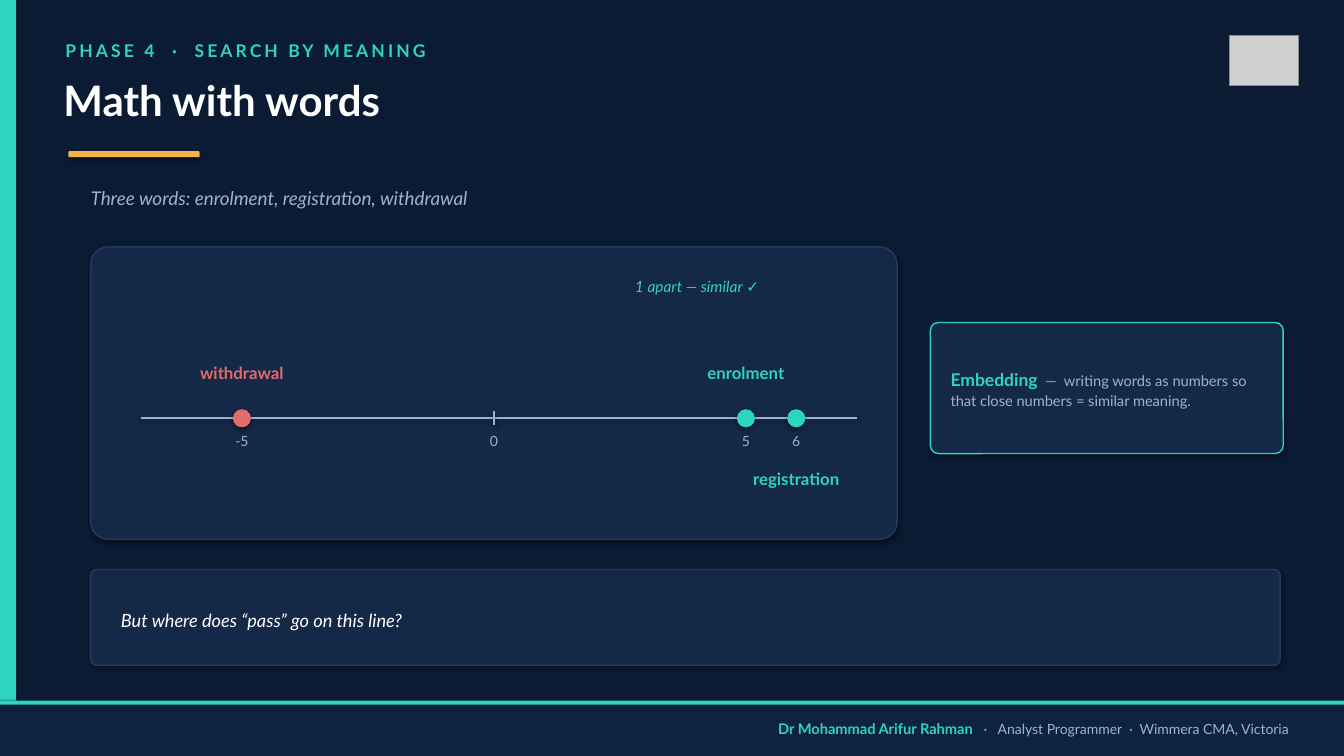
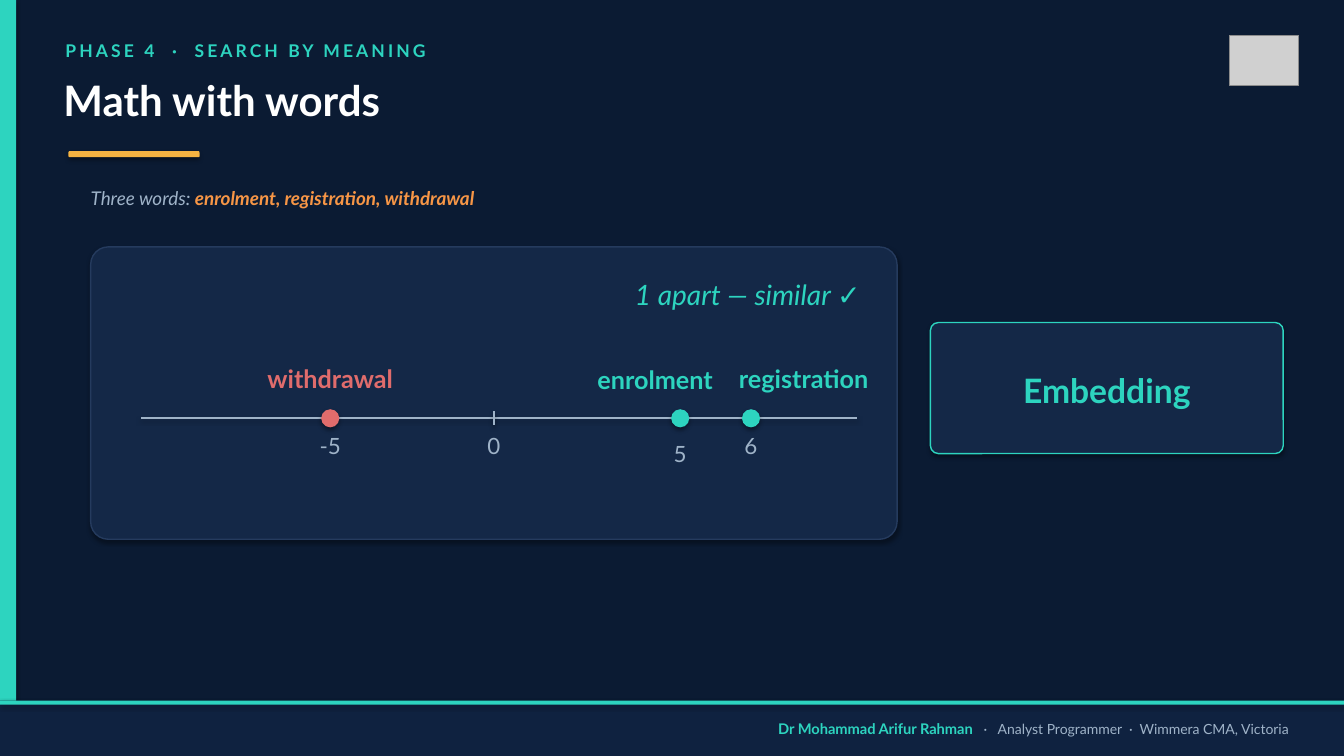
Before and after one commit to arifwcma/induction, a slide deck: slide 10 of lecture/deck.pptx. Drawn at 1344x756 pixels with LibreOffice and Linux fonts; fonts in the diff are those of the drawing; grey boxes stand for pictures. Boxes give left, top, right and bottom in pixels: in the first picture for what was removed or moved away, otherwise in the second. Text is boxed around its words. In the diff, an @@ line names an element or a change of style, - is before the commit and + after.

```diff
--- a/lecture/deck.pptx
+++ b/lecture/deck.pptx
@@ text "Three words: enrolment, registration, withdrawal" at [91,191,475,209]: text colour #9FB3C8 to #F79646, bold on in "enrolment, registration, withdrawal" @@
@@ text "1 apart — similar ✓" at [635,284,831,310]: size 11 to 20 pt @@
@@ text "withdrawal": place and size @@
-text "withdrawal" at [200,366,284,379]
+text "withdrawal" at [267,369,392,388]
@@ text "enrolment": place and size @@
-text "enrolment" at [707,366,784,379]
+text "enrolment" at [597,370,712,389]
@@ size 12 to 18 pt in 3 elements at [267,369,392,388], [597,370,712,389], [739,369,868,393] @@
@@ text "registration": place and size @@
-text "registration" at [753,472,839,488]
+text "registration" at [739,369,868,393]
@@ text at [1023,378,1190,409]: text changed; size 10.5 to 24 pt; text colour #9FB3C8 to #2DD4BF; bold on @@
-Embedding — writing words as numbers so that close numbers = similar meaning.
+Embedding
@@ 1 text, 1 line, 1 ellipse: place and size @@
-1 text, 1 line, 1 ellipse at [233,409,251,446]
+1 text, 1 line, 1 ellipse at [320,409,341,454]
@@ ellipse: place and size @@
-ellipse at [737,409,755,427]
+ellipse at [671,409,690,427]
@@ line moved from (746, 411) - (746, 425) to (681, 411) - (681, 425) @@
@@ 1 text, 1 ellipse, 1 line: place and size @@
-1 text, 1 ellipse, 1 line at [787,409,806,446]
+1 text, 1 ellipse, 1 line at [742,409,760,454]
@@ size 10 to 16 pt in 4 elements at [487,438,500,454], [744,438,757,454], [674,446,687,462], [320,438,341,454] @@
@@ text "5": place and size @@
-text "5" at [742,436,750,446]
+text "5" at [674,446,687,462]
@@ rounded rectangle removed at [91,570,1280,665] @@
@@ text removed at [121,613,402,631] @@
-But where does “pass” go on this line?
```
Also in this commit, not shown: 14 other slides changed, 1 slide added, 1 other file.
